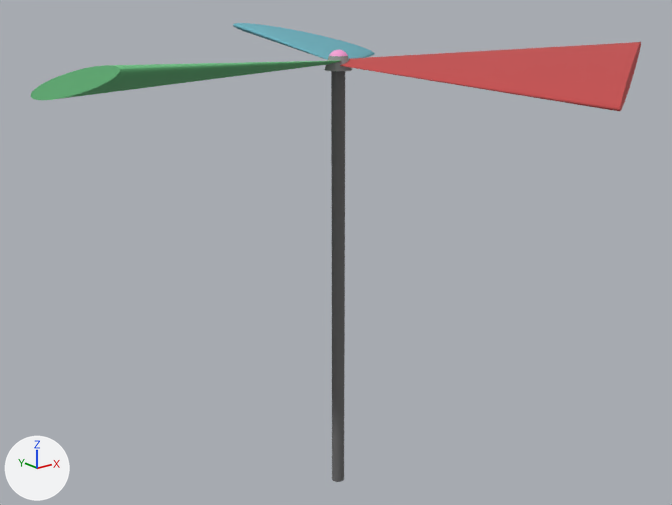
The glTF model helicopter.gltf as it was, and as the next commit left it.
Both versions are drawn from a 50 mm camera at (-1.266, -1.574, 0.206) aimed at (-0.017, -0.014, -0.419). Lighting does not change. The marker at lower left points along +X, +Y and +Z. Where no turn or scale is listed for an object, it has been applied to the vertices.

Before the edit, the objects in view are built like this:
```python
mat_material_0 = principled_material('Material_0')
mat_material_0.base_color = (0.162, 0.571, 0.238)  # green #70c786
mat_material_0.roughness = 1.0
mat_material_2 = principled_material('Material_2')
mat_material_2.base_color = (0.552, 0.0782, 0.0782)  # red #c44f4f
mat_material_2.roughness = 1.0
me_mesh_0 = bpy.data.meshes.new('Mesh_0')
me_mesh_0.from_pydata(...)  # 68 vertices, 128 faces; spans x -0.3..0.3, y -0.196..0.196, z -0.046..0.046
me_mesh_0.materials.append(mat_material_0)  # green #70c786
me_mesh_2 = bpy.data.meshes.new('Mesh_2')
me_mesh_2.from_pydata(...)  # 68 vertices, 128 faces; spans x -0.167..0.319, y -0.358..0.27, z -0.046..0.046
me_mesh_2.materials.append(mat_material_2)  # red #c44f4f
me_mesh_5 = bpy.data.meshes.new('Mesh_5')
me_mesh_5.from_pydata(...)  # 68 vertices, 128 faces; spans x -0.015..0.015, y -0.015..0.015, z -0.5..0.5
me_mesh_5.materials.append(mat_material_5)  # dark grey #6b6b6b
ob_prop1 = bpy.data.objects.new('prop1', me_mesh_0)
ob_prop1.location = (-0.3, 0.0, 0.0)
ob_prop3 = bpy.data.objects.new('prop3', me_mesh_2)
ob_prop3.location = (0.15, -0.26, 0.0)
ob_shaft = bpy.data.objects.new('shaft', me_mesh_5)
ob_shaft.location = (0.0, 0.0, -0.507)
# also in view: 'props2' at (0.226, 0.304, 0.0)
```
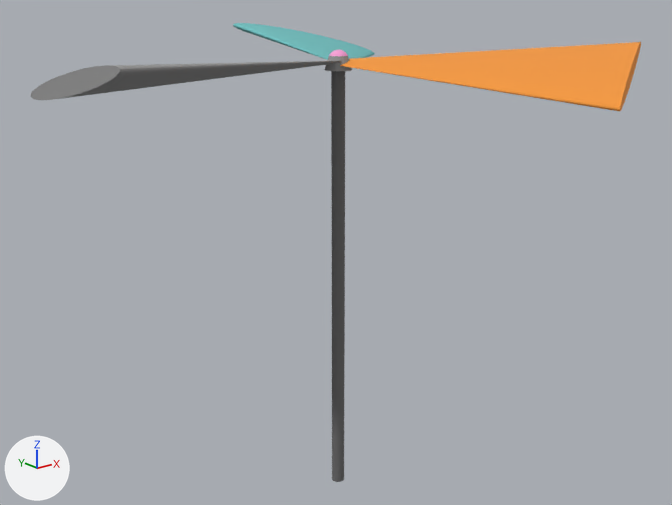
Changed parts and their boxes [x1, y1, x2, y2] in the pictures (672 x 505 px):
'prop3', recoloured (red to orange): [340, 42, 641, 111] in both
'prop1', recoloured (green to grey): [31, 61, 340, 100] in both

What the commit changed:
Material 'Material_0' (mat_material_0) changes colour from green #70c786 to grey #999999; in linear values from (0.162, 0.571, 0.238) to (0.319, 0.319, 0.319).
Material 'Material_2' (mat_material_2) changes colour from red #c44f4f to orange #f5993d; in linear values from (0.552, 0.0782, 0.0782) to (0.913, 0.319, 0.0467).
